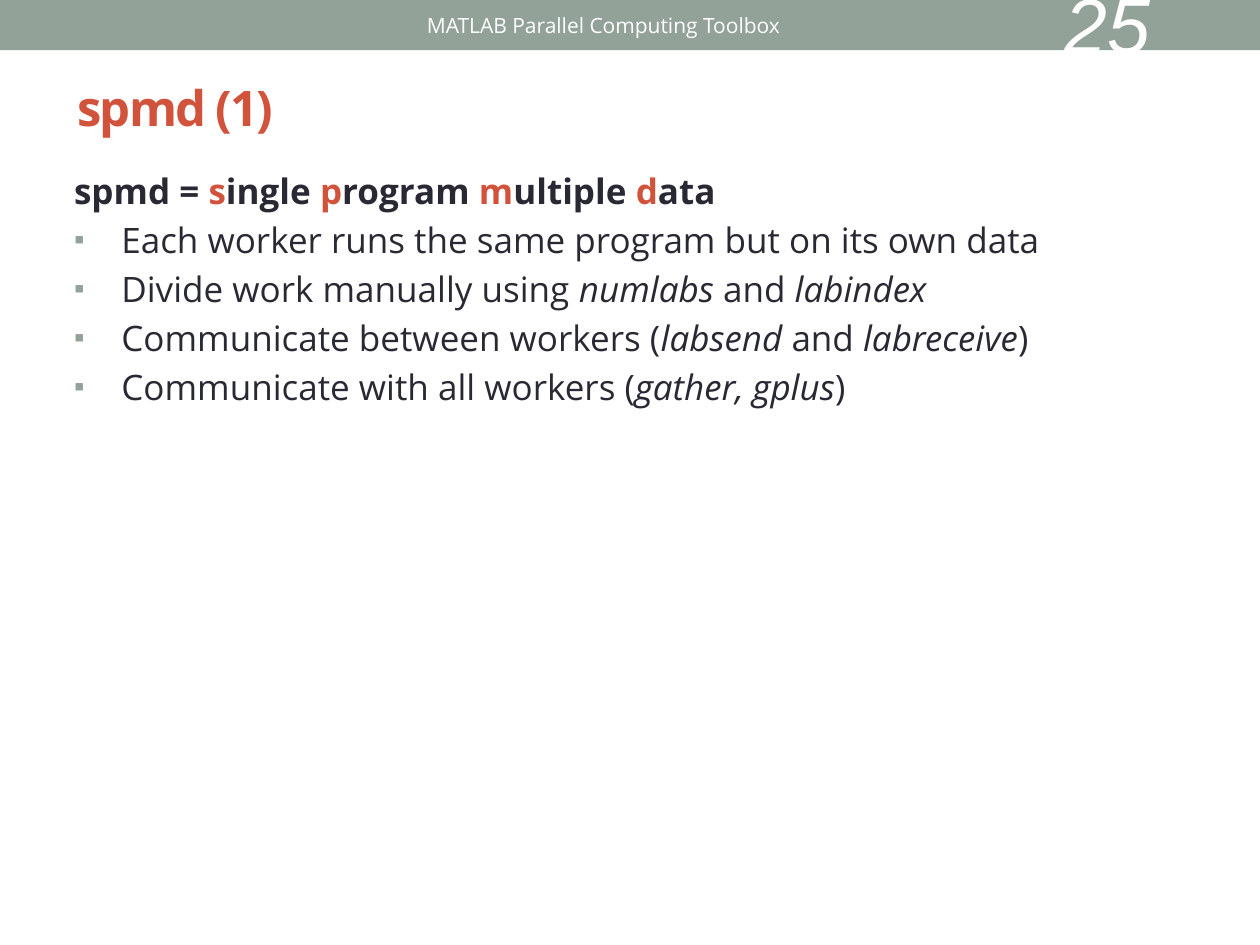
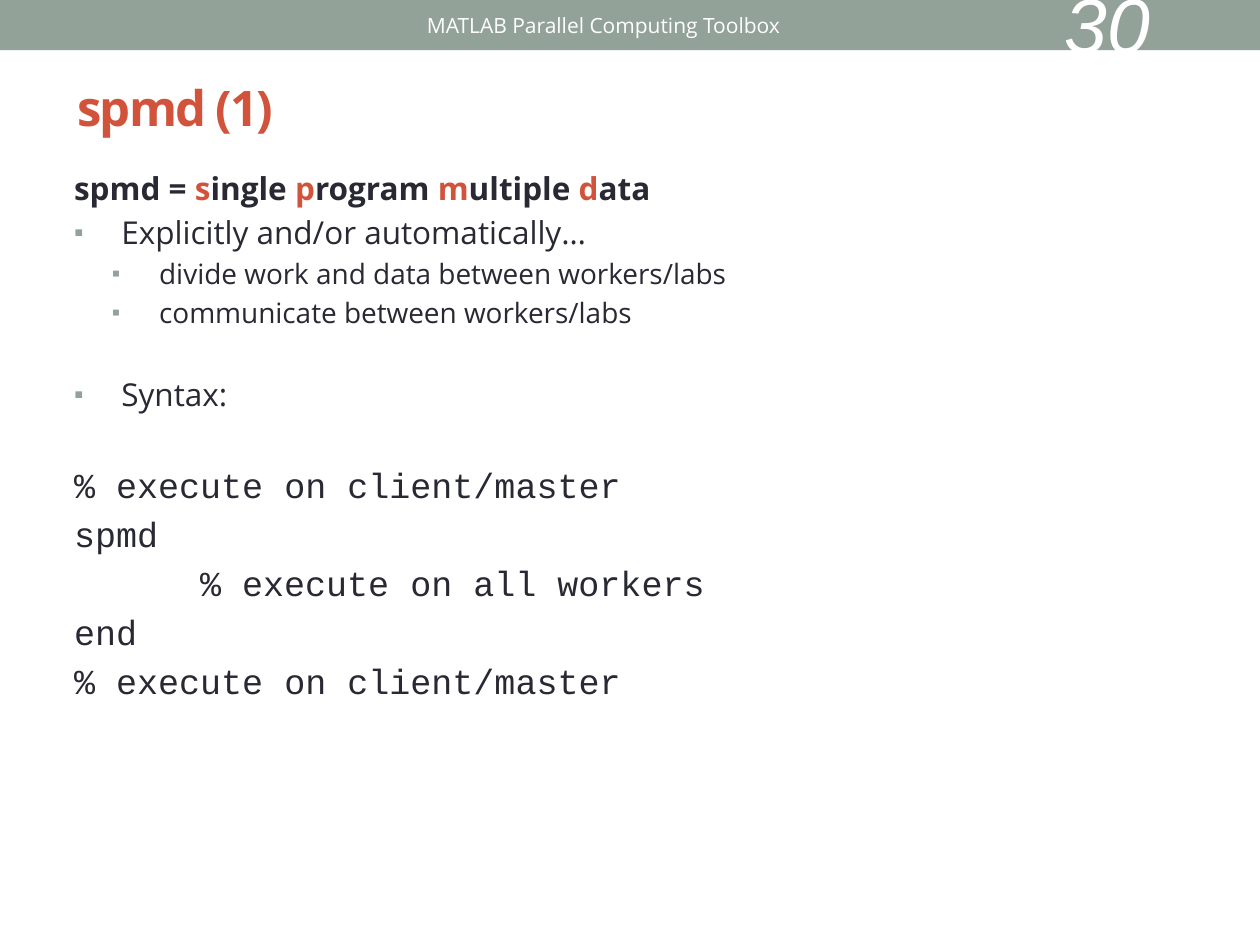
Before and after one commit to keithfma/bu_tutorial_matlab_parallel, a slide deck: slide 30 of slides.pptx (slide 25 before the commit). Drawn at 1260x945 pixels with LibreOffice and Linux fonts; fonts in the diff are those of the drawing. Boxes give left, top, right and bottom in pixels: in the first picture for what was removed or moved away, otherwise in the second. Text is boxed around its words. In the diff, an @@ line names an element or a change of style, - is before the commit and + after.

```diff
--- a/slides.pptx
+++ b/slides.pptx
@@ page number at (1064, 0, 1150, 50): text changed @@
-25
+30
@@ text at (74, 176, 651, 208): size 20 to 18 pt in "spmd = single program multiple data" @@
@@ text at (74, 220, 726, 695): text changed @@
-▪ Each worker runs the same program but on its own data
-▪ Divide work manually using numlabs and labindex
-▪ Communicate between workers (labsend and labreceive)
-▪ Communicate with all workers (gather, gplus)
+▪ Explicitly and/or automatically…
+  ▪ divide work and data between workers/labs
+  ▪ communicate between workers/labs
+▪ Syntax:
+% execute on client/master
+spmd
+% execute on all workers
+end
+% execute on client/master
```
Also in this commit, not shown: 18 other slides changed, 8 slides added, 3 other files.
